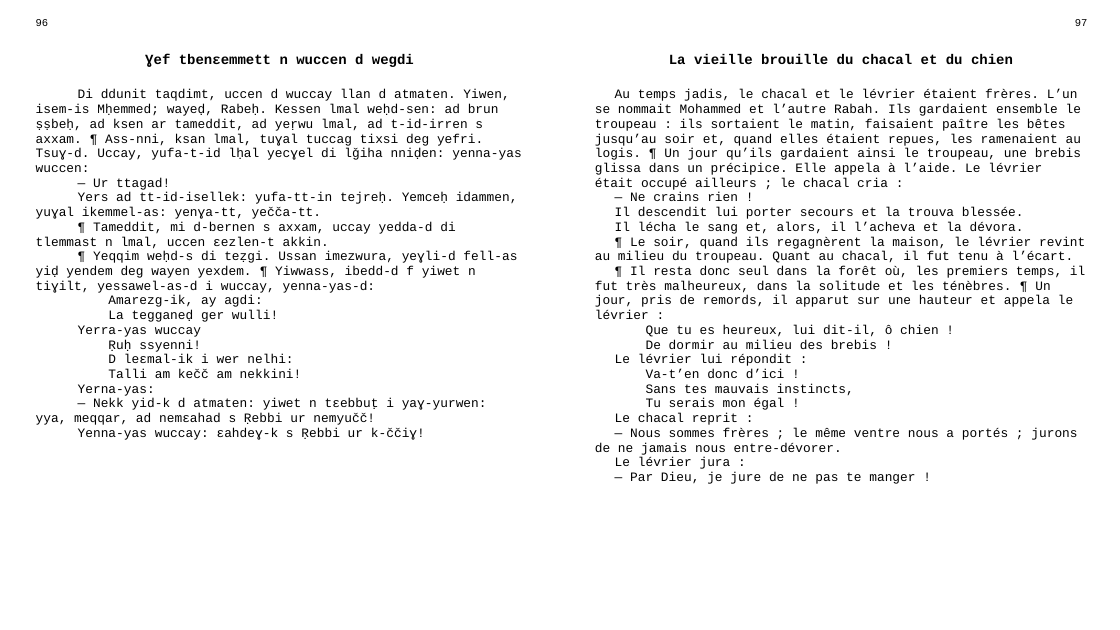
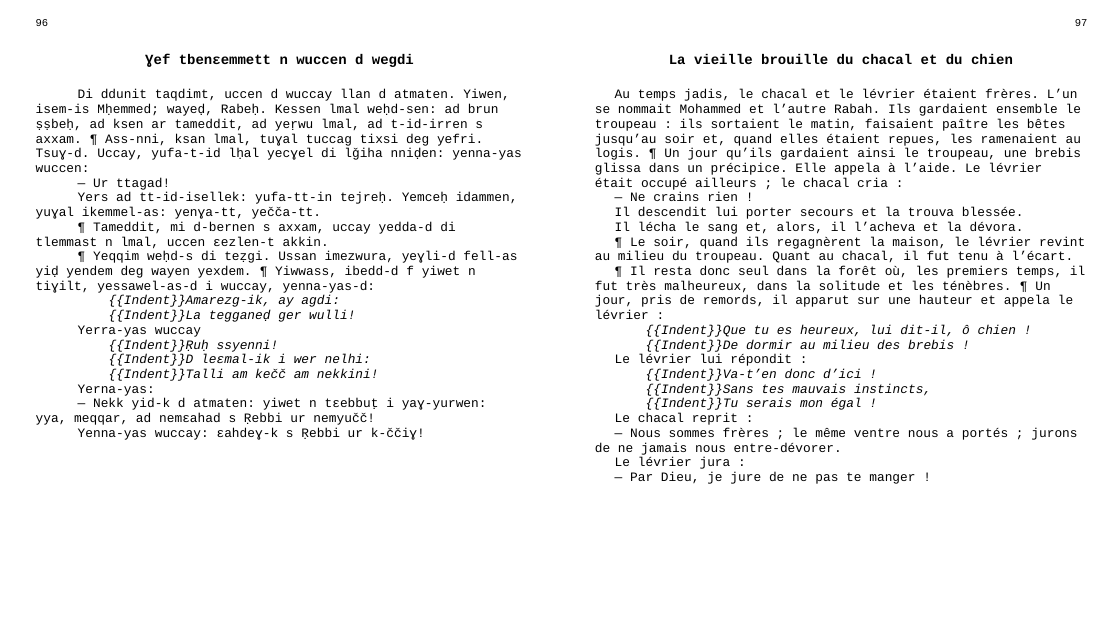
Before and after one commit to sferhah/tamacahut_n_wuccen, a slide deck: slide 46 of Uccen.ConsoleApp/Resources/pptx/uccen.pptx. Drawn at 1120x630 pixels with LibreOffice and Linux fonts; fonts in the diff are those of the drawing. Boxes give left, top, right and bottom in pixels: in the first picture for what was removed or moved away, otherwise in the second. Text is boxed around its words. In the diff, an @@ line names an element or a change of style, - is before the commit and + after.

```diff
--- a/Uccen.ConsoleApp/Resources/pptx/uccen.pptx
+++ b/Uccen.ConsoleApp/Resources/pptx/uccen.pptx
@@ table at (27,13,1096,607) @@
-row 3, column 1: Di ddunit taqdimt, uccen d wuccay llan d atmaten. Yiwen, isem-is Mḥemmed; wayeḍ, Rabeḥ. Kessen lmal weḥd-sen: ad brun ṣṣbeḥ, ad ksen ar tameddit, ad yeṛwu lmal, ad t-id-irren s axxam. ¶ Ass-nni, ksan lmal, tuɣal tuccag tixsi deg yefri. Tsuɣ-d. Uccay, yufa-t-id lḥal yecɣel di lǧiha nniḍen: yenna-yas wuccen: / — Ur ttagad! / Yers ad tt-id-isellek: yufa-tt-in tejreḥ. Yemceḥ idammen, yuɣal ikemmel-as: yenɣa-tt, yečča-tt. / ¶ Tameddit, mi d-bernen s axxam, uccay yedda-d di tlemmast n lmal, uccen ɛezlen-t akkin. / ¶ Yeqqim weḥd-s di teẓgi. Ussan imezwura, yeɣli-d fell-as yiḍ yendem deg wayen yexdem. ¶ Yiwwass, ibedd-d f yiwet n tiɣilt, yessawel-as-d i wuccay, yenna-yas-d: / Amarezg-ik, ay agdi: / La tegganeḍ ger wulli! / Yerra-yas wuccay / Ṛuḥ ssyenni! / D leɛmal-ik i wer nelhi: / Talli am kečč am nekkini! / Yerna-yas: / — Nekk yid-k d atmaten: yiwet n tɛebbuṭ i yaɣ-yurwen: yya, meqqar, ad nemɛahad s Ṛebbi ur nemyučč! / Yenna-yas wuccay: ɛahdeɣ-k s Ṛebbi ur k-ččiɣ!
+row 3, column 1: Di ddunit taqdimt, uccen d wuccay llan d atmaten. Yiwen, isem-is Mḥemmed; wayeḍ, Rabeḥ. Kessen lmal weḥd-sen: ad brun ṣṣbeḥ, ad ksen ar tameddit, ad yeṛwu lmal, ad t-id-irren s axxam. ¶ Ass-nni, ksan lmal, tuɣal tuccag tixsi deg yefri. Tsuɣ-d. Uccay, yufa-t-id lḥal yecɣel di lǧiha nniḍen: yenna-yas wuccen: / — Ur ttagad! / Yers ad tt-id-isellek: yufa-tt-in tejreḥ. Yemceḥ idammen, yuɣal ikemmel-as: yenɣa-tt, yečča-tt. / ¶ Tameddit, mi d-bernen s axxam, uccay yedda-d di tlemmast n lmal, uccen ɛezlen-t akkin. / ¶ Yeqqim weḥd-s di teẓgi. Ussan imezwura, yeɣli-d fell-as yiḍ yendem deg wayen yexdem. ¶ Yiwwass, ibedd-d f yiwet n tiɣilt, yessawel-as-d i wuccay, yenna-yas-d: / {{Indent}}Amarezg-ik, ay agdi: / {{Indent}}La tegganeḍ ger wulli! / Yerra-yas wuccay / {{Indent}}Ṛuḥ ssyenni! / {{Indent}}D leɛmal-ik i wer nelhi: / {{Indent}}Talli am kečč am nekkini! / Yerna-yas: / — Nekk yid-k d atmaten: yiwet n tɛebbuṭ i yaɣ-yurwen: yya, meqqar, ad nemɛahad s Ṛebbi ur nemyučč! / Yenna-yas wuccay: ɛahdeɣ-k s Ṛebbi ur k-ččiɣ!
-row 3, column 3: Au temps jadis, le chacal et le lévrier étaient frères. L’un se nommait Mohammed et l’autre Rabah. Ils gardaient ensemble le troupeau : ils sortaient le matin, faisaient paître les bêtes jusqu’au soir et, quand elles étaient repues, les ramenaient au logis. ¶ Un jour qu’ils gardaient ainsi le troupeau, une brebis glissa dans un précipice. Elle appela à l’aide. Le lévrier était occupé ailleurs ; le chacal cria : / — Ne crains rien ! / Il descendit lui porter secours et la trouva blessée. / Il lécha le sang et, alors, il l’acheva et la dévora. / ¶ Le soir, quand ils regagnèrent la maison, le lévrier revint au milieu du troupeau. Quant au chacal, il fut tenu à l’écart. / ¶ Il resta donc seul dans la forêt où, les premiers temps, il fut très malheureux, dans la solitude et les ténèbres. ¶ Un jour, pris de remords, il apparut sur une hauteur et appela le lévrier : / Que tu es heureux, lui dit-il, ô chien ! / De dormir au milieu des brebis ! / Le lévrier lui répondit : / Va-t’en donc d’ici ! / Sans tes mauvais instincts, / Tu serais mon égal ! / Le chacal reprit : / — Nous sommes frères ; le même ventre nous a portés ; jurons de ne jamais nous entre-dévorer. / Le lévrier jura : / — Par Dieu, je jure de ne pas te manger !
+row 3, column 3: Au temps jadis, le chacal et le lévrier étaient frères. L’un se nommait Mohammed et l’autre Rabah. Ils gardaient ensemble le troupeau : ils sortaient le matin, faisaient paître les bêtes jusqu’au soir et, quand elles étaient repues, les ramenaient au logis. ¶ Un jour qu’ils gardaient ainsi le troupeau, une brebis glissa dans un précipice. Elle appela à l’aide. Le lévrier était occupé ailleurs ; le chacal cria : / — Ne crains rien ! / Il descendit lui porter secours et la trouva blessée. / Il lécha le sang et, alors, il l’acheva et la dévora. / ¶ Le soir, quand ils regagnèrent la maison, le lévrier revint au milieu du troupeau. Quant au chacal, il fut tenu à l’écart. / ¶ Il resta donc seul dans la forêt où, les premiers temps, il fut très malheureux, dans la solitude et les ténèbres. ¶ Un jour, pris de remords, il apparut sur une hauteur et appela le lévrier : / {{Indent}}Que tu es heureux, lui dit-il, ô chien ! / {{Indent}}De dormir au milieu des brebis ! / Le lévrier lui répondit : / {{Indent}}Va-t’en donc d’ici ! / {{Indent}}Sans tes mauvais instincts, / {{Indent}}Tu serais mon égal ! / Le chacal reprit : / — Nous sommes frères ; le même ventre nous a portés ; jurons de ne jamais nous entre-dévorer. / Le lévrier jura : / — Par Dieu, je jure de ne pas te manger !
```
Also in this commit, not shown: 7 other files.
